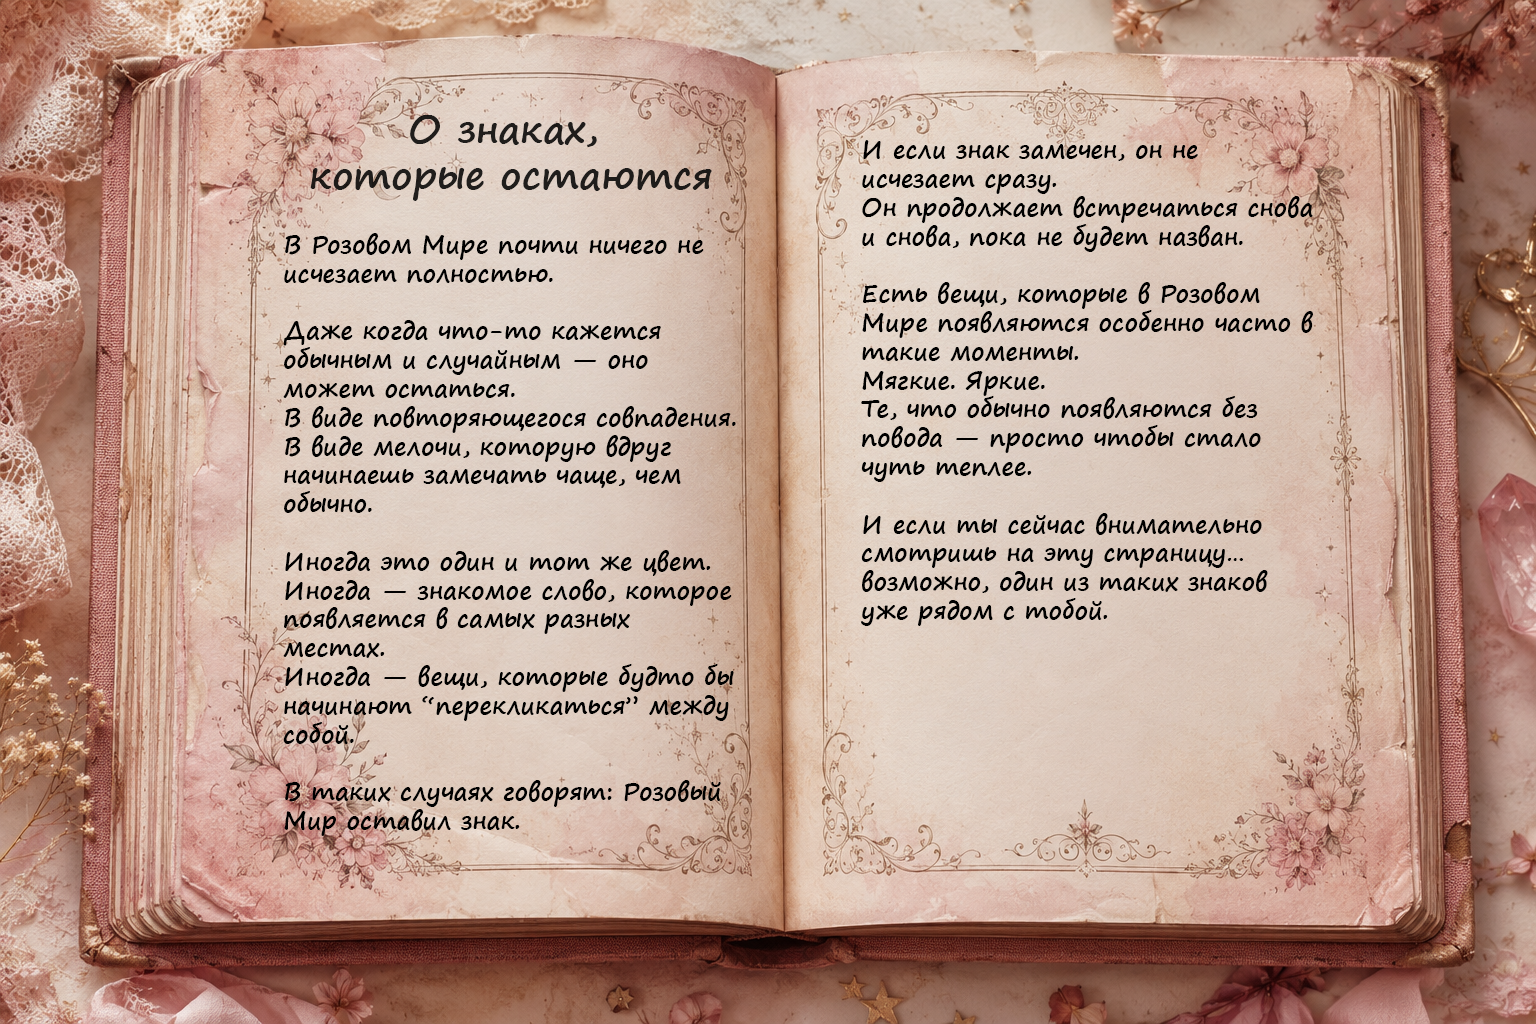
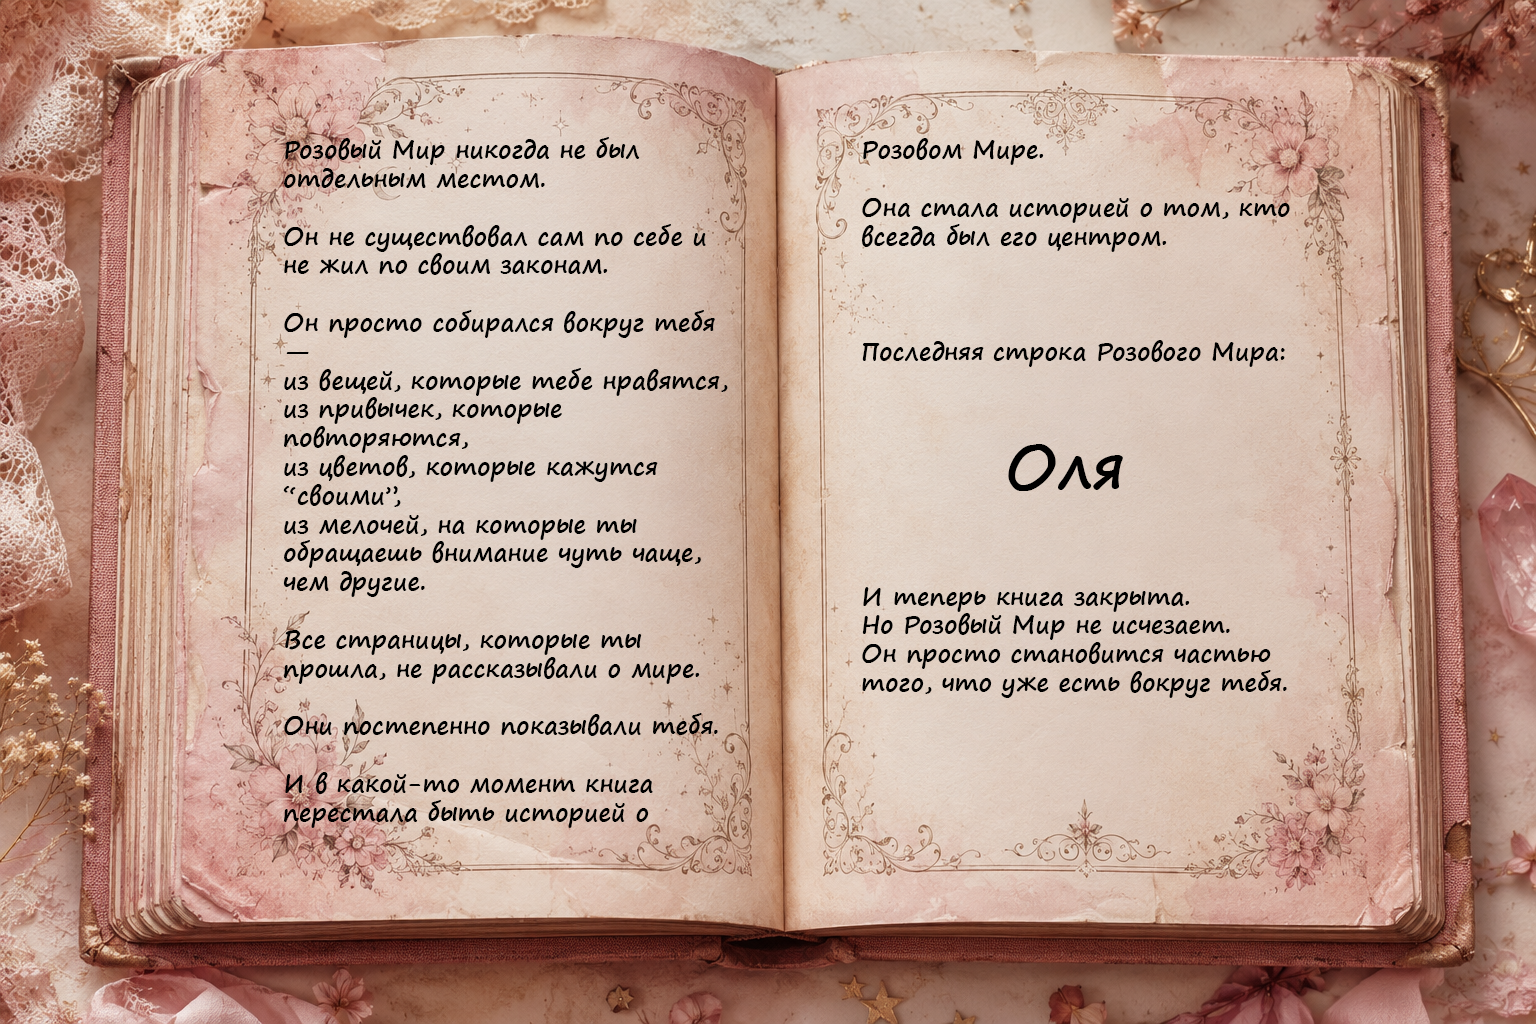
Revision of a layered 1536 x 1024 image; what changed, layer by layer:
renamed "И если знак замечен, он не исчезает сразу. Он продолжает встр" to "Розовом Мире. Она стала историей о том, кто всегда был его цен", painted on it over [861, 138, 1313, 698]
renamed "В Розовом Мире почти ничего не исчезает полностью. Даже когда" to "Розовый Мир никогда не был отдельным местом. Он не существовал", painted on it over [283, 137, 736, 836]
renamed "О знаках, которые остаются" to "Последний вопрос Розового Мира", hid it, painted on it over [310, 115, 712, 201]